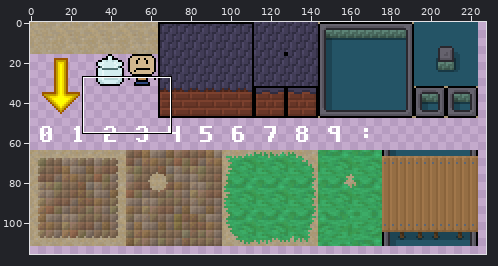
Edited in one commit: sprite sheet (src/data/image/4-tiles.png). Above, an overview of the earlier version with the close-up marked.
Close-up. Earlier state:
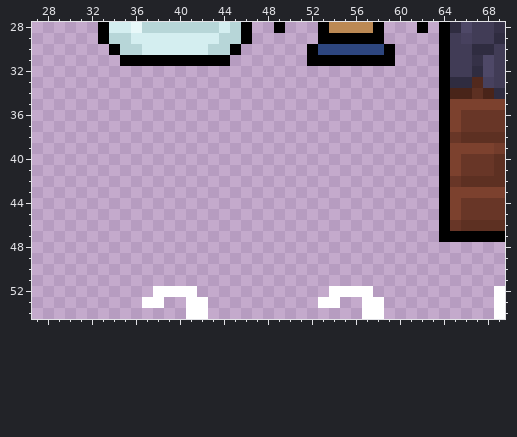
The file is 256x256 pixels. Colours within 5 levels of each other are drawn and written as one. Shown: x 27..69, y 28..54. The wide view leaves out empty margins.
And afterwards:
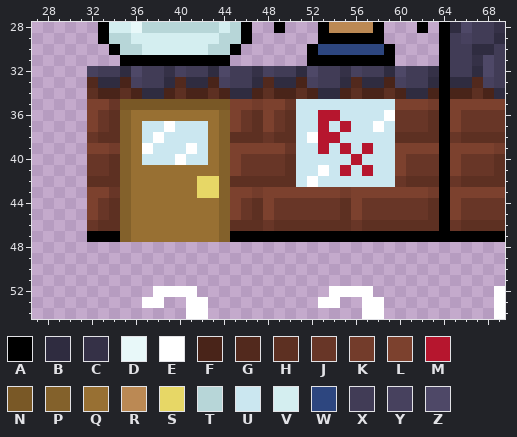
Palette (. is transparent): A #000000  B #2f2c40  C #353147  D #e8f8f9  E #ffffff  F #492419  G #52291d  H #5d3022  J #683627  K #733c2b  L #7c412e  M #b6162e  N #795826  P #83612b  Q #987033  R #bb8954  S #e7d766  T #b7d6d8  U #cbe7f0  V #d4eef0  W #2d467f  X #413c56  Y #47415e  Z #4e4867
Diff:
{"y":32,"x":32,"old":"................................","new":"YXXBZXXCYXXBZXXCYXXBZXXCYXXBZXXC"}
{"y":33,"x":32,"old":"................................","new":"GBBFYXXBGBBFYXXBGBBFYXXBGBBFYXXB"}
{"y":34,"x":32,"old":"................................","new":"HFFHFBBFHFFHFBBFHFFHFBBFHFFHFBBF"}
{"y":35,"x":32,"old":"................................","new":"LLJNNNNNNNNNNLLKLLJUUUUUUUUULLLK"}
{"y":36,"x":32,"old":"................................","new":"LJHPQQQQQQQQPLJHLJHUUMMUUUUEJJJH"}
{"y":37,"x":32,"old":"................................","new":"LJHPQUUEUUUQPLJHLJHUUMUMUUEUJJJH"}
{"y":38,"x":32,"old":"................................","new":"JHHPQUEUUUUQPHHHJHHUEMMUUUUUHHHH"}
{"y":39,"x":32,"old":"................................","new":"LLKPQEUUUEUQPLLLLLJUUMUMUMUULLLL"}
{"y":40,"x":32,"old":"................................","new":"JJHPQUUUEUUQPLJJJJHUUUUUMUUULJJJ"}
{"y":41,"x":32,"old":"................................","new":"JJHPQQQQQQQQPLJJJJHUUEUMUMUULJJJ"}
{"y":42,"x":32,"old":"................................","new":"HHHPQQQQQQSSPHHHHHHUEUUUUUUUJHHH"}
{"y":43,"x":32,"old":"................................","new":"LLJPQQQQQQSSPLLKLLLLLLLKLLLLLLLK"}
{"y":44,"x":32,"old":"................................","new":"LJHPQQQQQQQQPLJHLJJJJJJHLJJJJJJH"}
{"y":45,"x":32,"old":"................................","new":"LJHPQQQQQQQQPLJHLJJJJJJHLJJJJJJH"}
{"y":46,"x":32,"old":"................................","new":"JHHPQQQQQQQQPHHHJHHHHHHHJHHHHHHH"}
{"y":47,"x":32,"old":"................................","new":"AAAPQQQQQQQQPAAAAAAAAAAAAAAAAAAA"}
